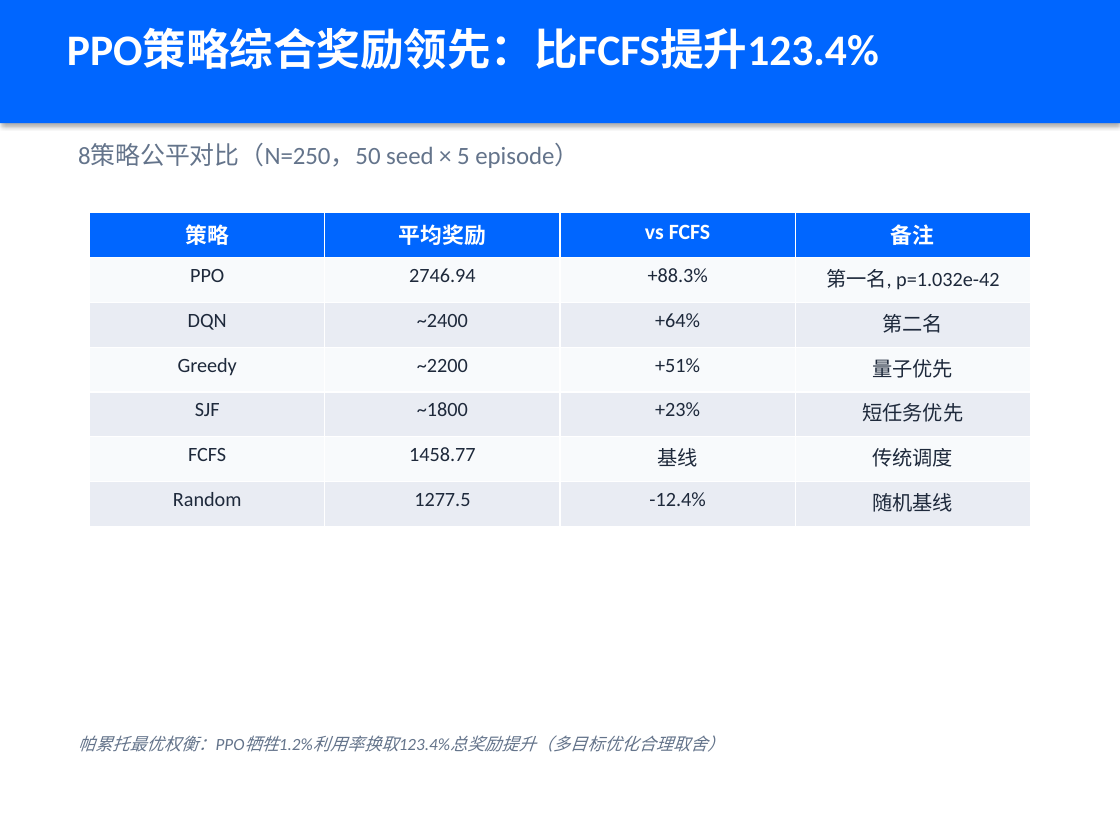
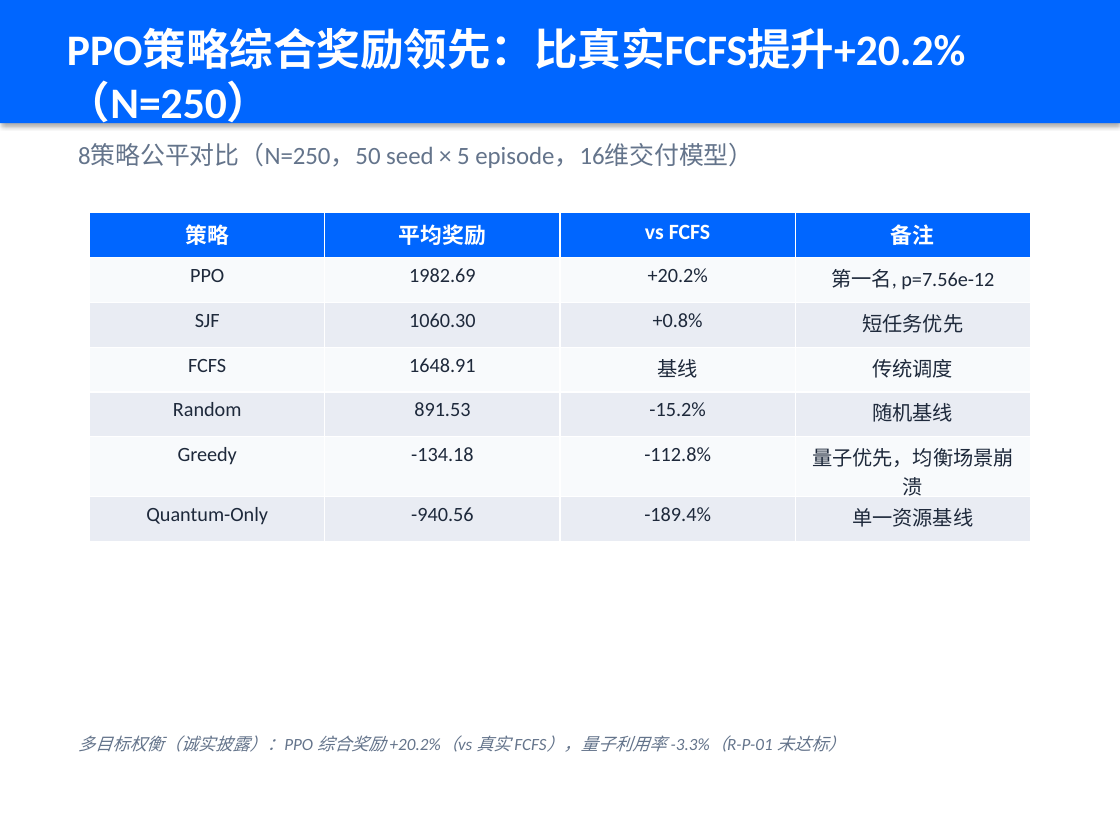
Before and after one commit to xiabai2008/quantum-rl-scheduler, a slide deck: slide 5 of deliverable_models/答辩PPT.pptx. Drawn at 1120x840 pixels with LibreOffice and Linux fonts; fonts in the diff are those of the drawing. Boxes give left, top, right and bottom in pixels: in the first picture for what was removed or moved away, otherwise in the second. Text is boxed around its words. In the diff, an @@ line names an element or a change of style, - is before the commit and + after.

```diff
--- a/deliverable_models/答辩PPT.pptx
+++ b/deliverable_models/答辩PPT.pptx
@@ text at bbox=[67, 29, 965, 129]: text changed @@
-PPO策略综合奖励领先：比FCFS提升123.4%
+PPO策略综合奖励领先：比真实FCFS提升+20.2%（N=250）
@@ text at bbox=[78, 144, 753, 168]: text changed @@
-8策略公平对比（N=250，50 seed × 5 episode）
+8策略公平对比（N=250，50 seed × 5 episode，16维交付模型）
@@ table at bbox=[90, 213, 1030, 531] @@
-row 2: PPO | 2746.94 | +88.3% | 第一名, p=1.032e-42
+row 2: PPO | 1982.69 | +20.2% | 第一名, p=7.56e-12
-row 3: DQN | ~2400 | +64% | 第二名
+row 3: SJF | 1060.30 | +0.8% | 短任务优先
-row 4: Greedy | ~2200 | +51% | 量子优先
+row 4: FCFS | 1648.91 | 基线 | 传统调度
-row 5: SJF | ~1800 | +23% | 短任务优先
+row 5: Random | 891.53 | -15.2% | 随机基线
-row 6: FCFS | 1458.77 | 基线 | 传统调度
+row 6: Greedy | -134.18 | -112.8% | 量子优先，均衡场景崩溃
-row 7: Random | 1277.5 | -12.4% | 随机基线
+row 7: Quantum-Only | -940.56 | -189.4% | 单一资源基线
@@ text at bbox=[78, 735, 846, 752]: text changed @@
-帕累托最优权衡：PPO牺牲1.2%利用率换取123.4%总奖励提升（多目标优化合理取舍）
+多目标权衡（诚实披露）：PPO 综合奖励 +20.2%（vs 真实 FCFS），量子利用率 -3.3%（R-P-01 未达标）
```
Also in this commit, not shown: 7 other slides changed, 1 slide removed, 2 other files.
